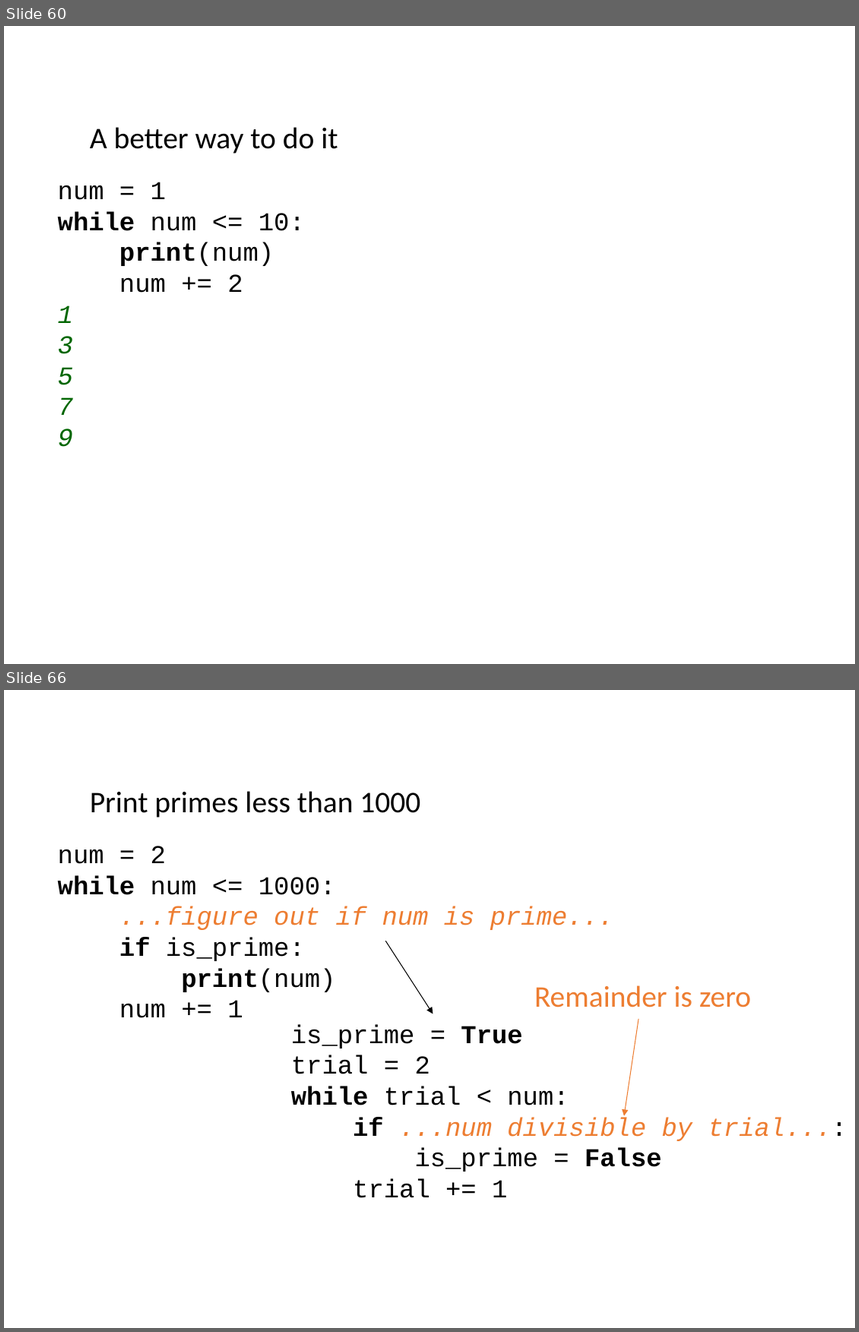
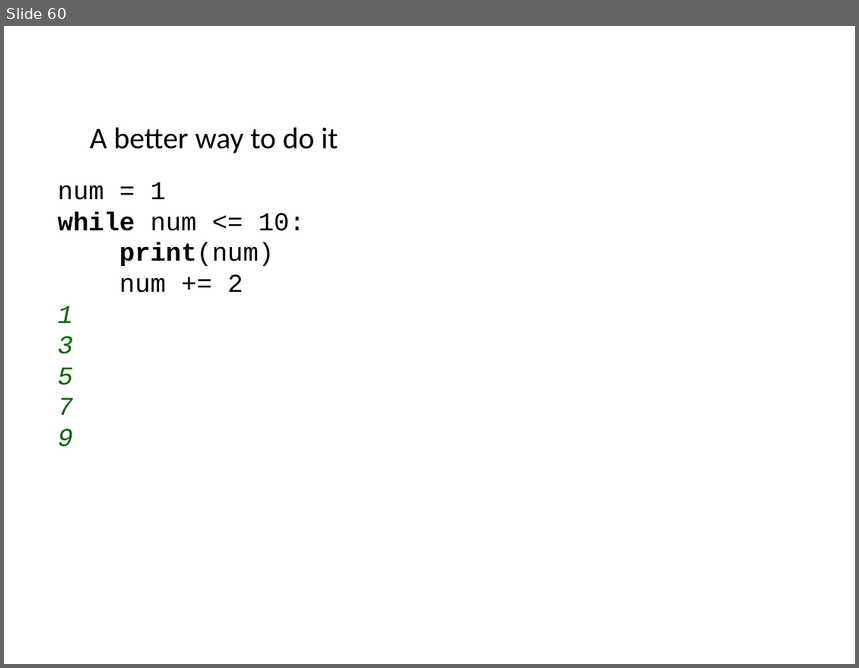
Before and after one commit to ncasuk/ncas-isc, a slide deck: python/presentations/learning_python/05_flow.pptx. Shown one above the other, each under a label of ours: slides 60 and 66 before the commit, slide 60 after it; the slides between them are not shown. The pictures are 859x1332 and 859x668 pixels, drawn with LibreOffice and Linux fonts; fonts in the diff are those of the drawing; background and template pictures are left out. Boxes give left, top, right and bottom in pixels: in the first picture for what was removed or moved away, otherwise in the second. Text is boxed around its words. In the diff, an @@ line names an element or a change of style, - is before the commit and + after.

Commit message:
corrected control flow slides. Removed stuff about primes

```diff
--- a/python/presentations/learning_python/05_flow.pptx
+++ b/python/presentations/learning_python/05_flow.pptx
@@ slide 66 removed at (x1=4, y1=690, x2=855, y2=1328), background picture (left out) @@
@@ text removed at (x1=90, y1=791, x2=420, y2=818) @@
-Print primes less than 1000
@@ text removed at (x1=58, y1=846, x2=614, y2=1018) @@
-num = 2
-while num <= 1000:
-...figure out if num is prime...
-if is_prime:
-print(num)
-num += 1
@@ arrow removed from (386, 941) to (433, 1015) @@
@@ text removed at (x1=534, y1=986, x2=751, y2=1008) @@
-Remainder is zero
@@ text removed at (x1=291, y1=1024, x2=693, y2=1198) @@
-is_prime = True
-trial = 2
-while trial < num:
-if ...num divisible by trial...:
-is_prime = False
-trial += 1
@@ arrow removed from (639, 1019) to (624, 1116) @@
```
Also in this commit, not shown: 3 slides changed, 20 other slides removed, 1 other file.
